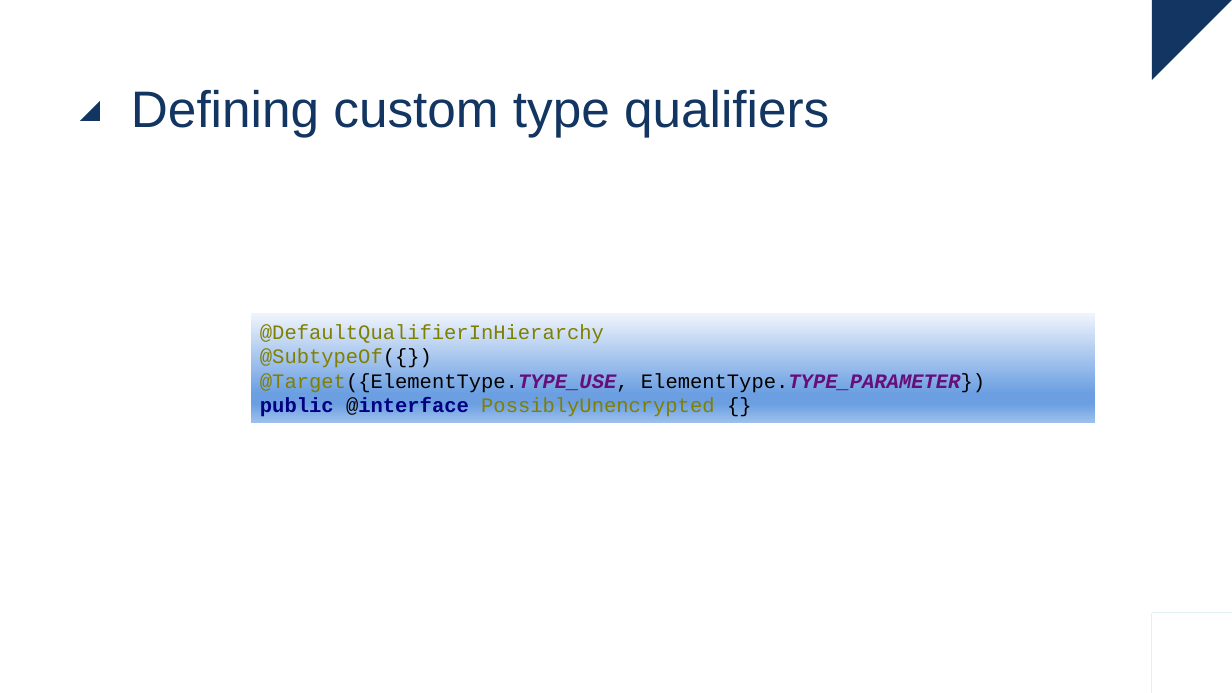
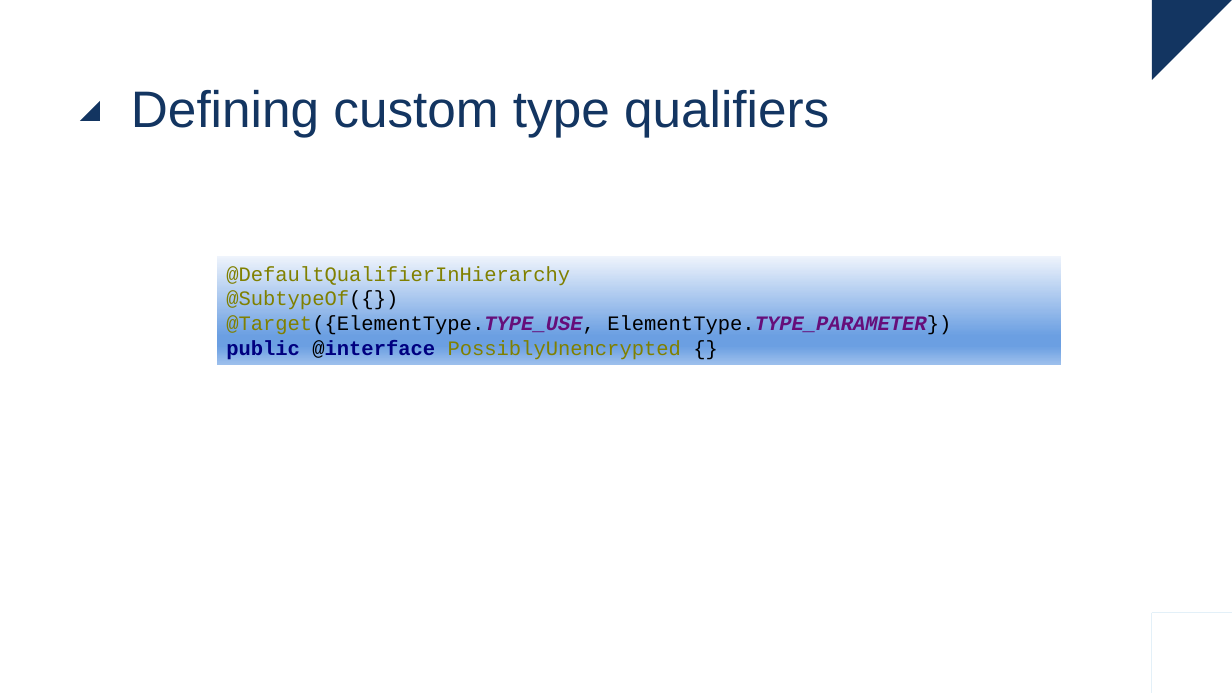
Before and after one commit to ingmars1709/checker, a slide deck: slide 24 of Checker Framework.pptx (slide 23 before the commit). Drawn at 1232x693 pixels with LibreOffice and Linux fonts; fonts in the diff are those of the drawing. Boxes give left, top, right and bottom in pixels: in the first picture for what was removed or moved away, otherwise in the second. Text is boxed around its words. In the diff, an @@ line names an element or a change of style, - is before the commit and + after.

```diff
--- a/Checker Framework.pptx
+++ b/Checker Framework.pptx
@@ rectangle "@DefaultQualifierInHierarchy @SubtypeOf({}) @Target({Element ...": place and size @@
-rectangle "@DefaultQualifierInHierarchy @SubtypeOf({}) @Target({Element ..." at <box>250,313,1095,422</box>
+rectangle "@DefaultQualifierInHierarchy @SubtypeOf({}) @Target({Element ..." at <box>217,256,1062,365</box>
```
Also in this commit, not shown: 1 other slide changed, 1 slide added.
